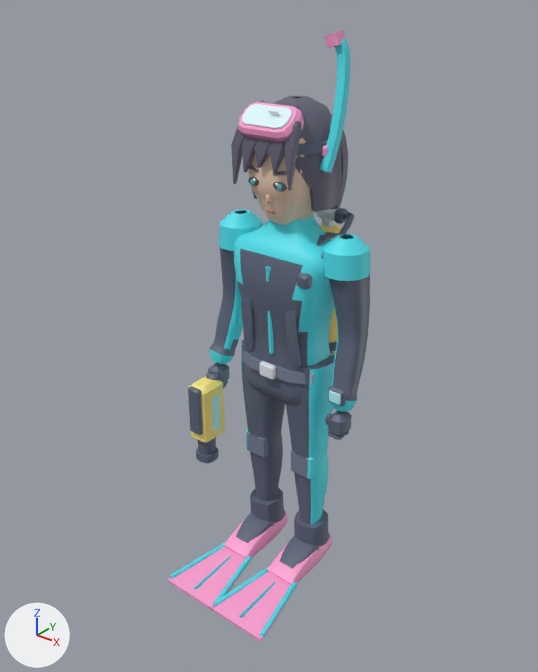
An edit to the glTF model assets/chars3d/jo_plongeuse.glb, drawn before and after from the same camera.
Before and after are seen from a 50 mm camera at (0.985, -1.311, 1.451) aimed at (-0.015, -0.06, 0.675). The axes (+X, +Y, +Z) are drawn at lower left. The lights are the same throughout. The picture after the commit comes second. Where no turn or scale is listed for an object, it has been applied to the vertices. Vertices at exactly the same position are counted once.

In view in the first picture: 'arm_l', 'arm_r', 'coiffe', 'dos', 'gun', 'hair', 'head', 'jambe_l', 'jambe_r', 'leg_l', 'leg_r', 'shin_l', 'shin_r', 'torso' and 4 more.
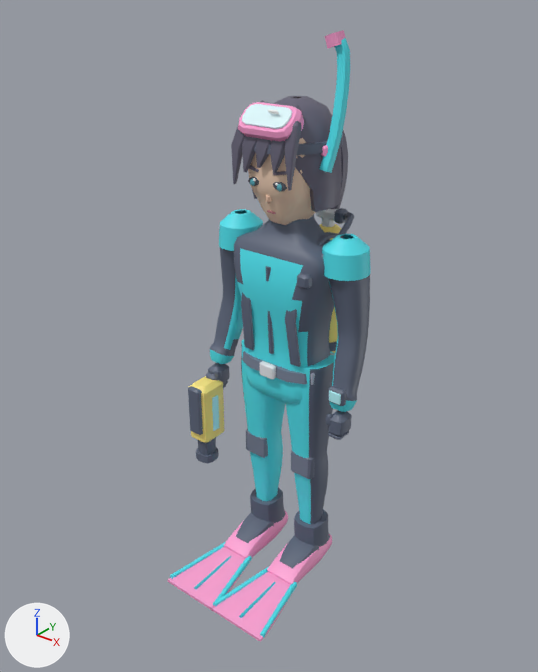
Changed parts and their boxes (x1, y1, x2, y2) in the pictures (538 x 672 px):
part 1 of me_torso_mesh, recoloured (cyan to greyish blue)
    both: (234, 215, 334, 366)
part 2 of me_torso_mesh, recoloured (greyish blue to cyan)
    both: (237, 248, 308, 404)
part 3 of me_leg_l_mesh, recoloured (greyish blue to cyan)
    both: (286, 351, 335, 458)
part 4 of me_leg_l_mesh, recoloured (cyan to greyish blue)
    both: (309, 362, 334, 465)
part 5 of me_shin_l_mesh, recoloured (greyish blue to cyan)
    both: (294, 472, 311, 524)
part 6 of me_shin_l_mesh, recoloured (cyan to greyish blue)
    both: (307, 452, 328, 524)
part 7 of me_leg_r_mesh, recoloured (greyish blue to cyan)
    both: (242, 339, 285, 445)
part 8 of me_shin_r_mesh, recoloured (greyish blue to cyan)
    both: (250, 434, 283, 501)

The edits, one by one:
me_torso_mesh has 552 vertices, 1068 faces and spans x -0.134..0.134, y -0.092..0.082, z -0.07..0.405.
me_torso_mesh is used by ob_torso; location (0.0, 0.0, 0.57).
me_torso_mesh part 1: 424 faces centred in x -0.133..0.133, y -0.086..0.068, z 0.044..0.405 are repainted in the vertex colours; the middle colour goes from cyan #4fe5f1 to greyish blue #5d667a.
me_torso_mesh part 2: 272 faces centred in x -0.106..0.106, y -0.086..0.073, z -0.07..0.306 are repainted in the vertex colours; the middle colour goes from greyish blue #5d667a to cyan #4fe5f1.
me_leg_l_mesh has 144 vertices, 284 faces and spans x -0.062..0.054, y -0.064..0.062, z -0.231..0.055.
me_leg_l_mesh is used by ob_leg_l; location (0.07, 0.0, 0.57).
me_leg_l_mesh part 3: 204 faces centred in x -0.062..0.052, y -0.064..0.061, z -0.231..0.054 are repainted in the vertex colours; the middle colour goes from greyish blue #5d667a to cyan #4fe5f1.
me_leg_l_mesh part 4: 80 faces centred in x 0.031..0.054, y -0.054..0.051, z -0.221..0.044 are repainted in the vertex colours; the middle colour goes from cyan #4fe5f1 to greyish blue #5d667a.
me_shin_l_mesh has 192 vertices, 376 faces and spans x -0.037..0.039, y -0.044..0.049, z -0.225..0.038.
me_shin_l_mesh is used by ob_shin_l; location (0.074, -0.004, 0.335).
me_shin_l_mesh part 5: 214 faces centred in x -0.037..0.036, y -0.041..0.049, z -0.225..0.031 are repainted in the vertex colours; the middle colour goes from greyish blue #5d667a to cyan #4fe5f1.
me_shin_l_mesh part 6: 100 faces centred in x 0.021..0.039, y -0.043..0.042, z -0.188..0.035 are repainted in the vertex colours; the middle colour goes from cyan #4fe5f1 to greyish blue #5d667a.
me_leg_r_mesh has 144 vertices, 284 faces and spans x -0.054..0.062, y -0.064..0.062, z -0.231..0.055.
me_leg_r_mesh is used by ob_leg_r; location (-0.07, 0.0, 0.57).
me_leg_r_mesh part 7: 204 faces centred in x -0.052..0.062, y -0.064..0.061, z -0.231..0.054 are repainted in the vertex colours; the middle colour goes from greyish blue #5d667a to cyan #4fe5f1.
me_shin_r_mesh has 192 vertices, 376 faces and spans x -0.039..0.037, y -0.044..0.049, z -0.225..0.038.
me_shin_r_mesh is used by ob_shin_r; location (-0.074, -0.004, 0.335).
me_shin_r_mesh part 8: 214 faces centred in x -0.036..0.037, y -0.041..0.049, z -0.225..0.03 are repainted in the vertex colours; the middle colour goes from greyish blue #5d667a to cyan #4fe5f1.
